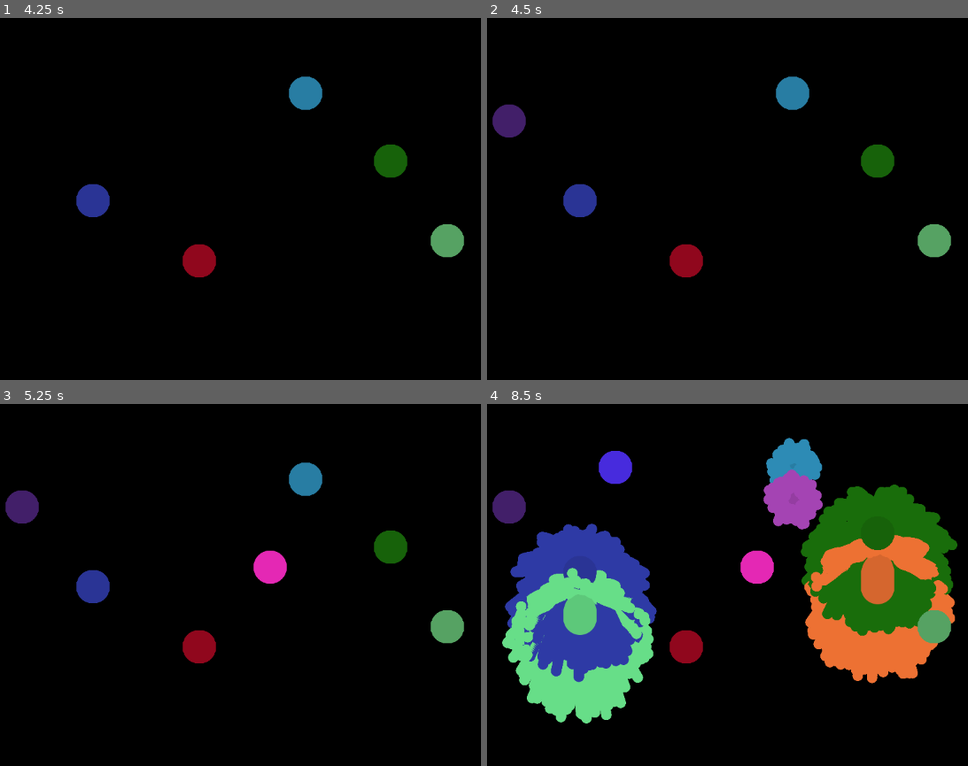
Above: before the commit, frames 1-4 (two rows, left to right).
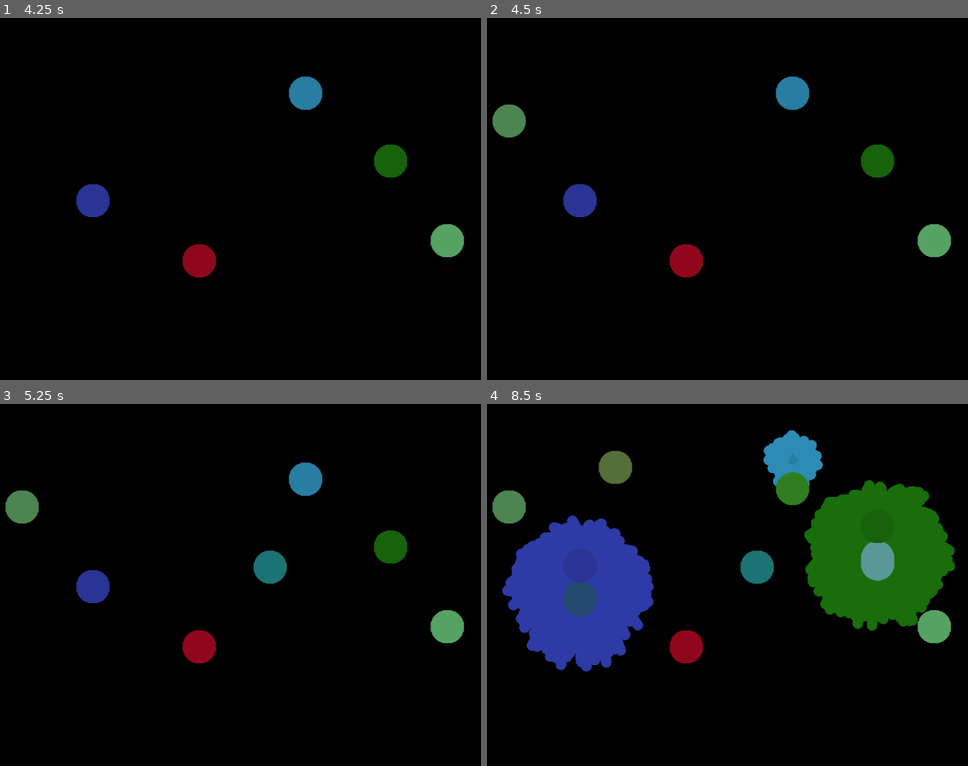
Above: after the commit, the same moments.

Repository: SanderVanhove/color-smash
Game: Godot game, scene res://Map.tscn
The game is run twice, just before and just after one commit, with the same random seed, the same clock (stepped at 60 frames per second) and the same inputs.
Inputs (mouse positions are in pixels of both pictures, inside the frame that each line leads up to):
- Up to frame 1 (4.25 s): tap Enter at 0.5, 2, 3.5 s; move the mouse to (389, 159) at 0.52 s; click (389, 159) at 0.67 s; tap Space at 1.25, 2.75 s; move the mouse to (91, 199) at 1.27 s; click (91, 199) at 1.42 s; move the mouse to (307, 94) at 2.02 s; click (307, 94) at 2.17 s; move the mouse to (197, 260) at 2.77 s; click (197, 260) at 2.92 s; move the mouse to (447, 238) at 3.52 s; click (447, 238) at 3.67 s; tap 3 (option3, bound only after the commit) at 4.15 s
- Up to frame 2 (4.5 s): tap Space at 4.25 s; move the mouse to (511, 119) at 4.27 s; click (511, 119) at 4.42 s
- Up to frame 3 (5.25 s): move the mouse to (269, 566) at 5.02 s; click (269, 566) at 5.17 s
- Up to frame 4 (8.5 s): move the mouse to (616, 465) at 5.77 s; click (616, 465) at 5.92 s; move the mouse to (876, 545) at 6.52 s; click (876, 545) at 6.67 s; move the mouse to (578, 585) at 7.27 s; click (578, 585) at 7.42 s; move the mouse to (794, 480) at 8.02 s; click (794, 480) at 8.17 s

Frame 1 is identical in both runs. In frame 2, 0.5% of the frame differs, in the area x 1-9%, y 23-34%; in frame 3, 1.0%; in frame 4, 19%, in the area x 1-98%, y 7-89%.

Commit message:
Add magic ball

Diff:
--- /dev/null
+++ b/src/MagicBall.gd
@@ -0,0 +1,42 @@
+extends RigidBody2D
+
+var hue
+var saturation
+var value
+
+var random_value = 0
+
+
+func _ready() -> void:
+	sleeping = true
+	randomize()
+
+	hue = randf()
+	saturation = rand_range(.4, 1)
+	value = rand_range(.4, 1)
+
+	random_value = 0#int(rand_range(0, 3))
+
+	#gravity_scale = rand_range(-.5, .5)
+
+	bounce = 1
+
+	calc_color()
+
+
+func calc_color():
+	if random_value == 0:
+		$Sprite.modulate = Color.from_hsv(position.y / get_viewport().size.y, saturation, value)
+	elif random_value == 1:
+		$Sprite.modulate = Color.from_hsv(hue, position.y / get_viewport().size.y, value)
+	elif random_value == 2:
+		$Sprite.modulate = Color.from_hsv(hue, saturation, position.y / get_viewport().size.y)
+
+
+func _process(delta: float) -> void:
+	calc_color()
+
+
+func activate(force):
+	sleeping = false
+	apply_central_impulse(force)
--- /dev/null
+++ b/src/MagicBall.tscn
@@ -0,0 +1,19 @@
+[gd_scene load_steps=4 format=2]
+
+[ext_resource path="res://player.png" type="Texture" id=1]
+[ext_resource path="res://MagicBall.gd" type="Script" id=2]
+
+[sub_resource type="CircleShape2D" id=1]
+radius = 25.3741
+
+[node name="MagicBall" type="RigidBody2D"]
+mass = 2.08367
+gravity_scale = 0.0
+script = ExtResource( 2 )
+
+[node name="CollisionShape2D" type="CollisionShape2D" parent="."]
+shape = SubResource( 1 )
+
+[node name="Sprite" type="Sprite" parent="."]
+scale = Vector2( 0.623302, 0.623302 )
+texture = ExtResource( 1 )
--- a/src/Map.gd
+++ b/src/Map.gd
@@ -2,6 +2,7 @@
 
 var BallClass = preload("res://ColorBall.tscn")
 var SwirlClass = preload("res://ColorSwirl.tscn")
+var MagicClass = preload("res://MagicBall.tscn")
 
 var _kind: int = 0
 var _current_ball
@@ -16,6 +17,8 @@
 		_kind = 0
 	elif Input.is_action_just_pressed("option2"):
 		_kind = 1
+	elif Input.is_action_just_pressed("option3"):
+		_kind = 2
 
 	if not event as InputEventMouseButton:
 		return
@@ -26,6 +29,8 @@
 		spawn_ball(event)
 	if _kind == 1:
 		spawn_swirl(event)
+	if _kind == 2:
+		spawn_magic(event)
 
 func spawn_swirl(event: InputEventMouseButton):
 	if not event.is_pressed():
@@ -43,3 +48,12 @@
 		add_child(_current_ball)
 	else:
 		_current_ball.activate(-(event.position - _current_ball.position) * 2)
+
+
+func spawn_magic(event: InputEventMouseButton):
+	if event.is_pressed():
+		_current_ball = MagicClass.instance()
+		_current_ball.position = event.position
+		add_child(_current_ball)
+	else:
+		_current_ball.activate(-(event.position - _current_ball.position) * 2)
--- a/src/project.godot
+++ b/src/project.godot
@@ -31,6 +31,11 @@
 "events": [ Object(InputEventKey,"resource_local_to_scene":false,"resource_name":"","device":0,"alt":false,"shift":false,"control":false,"meta":false,"command":false,"pressed":false,"scancode":50,"unicode":0,"echo":false,"script":null)
  ]
 }
+option3={
+"deadzone": 0.5,
+"events": [ Object(InputEventKey,"resource_local_to_scene":false,"resource_name":"","device":0,"alt":false,"shift":false,"control":false,"meta":false,"command":false,"pressed":false,"scancode":51,"unicode":0,"echo":false,"script":null)
+ ]
+}
 
 [physics]
 
